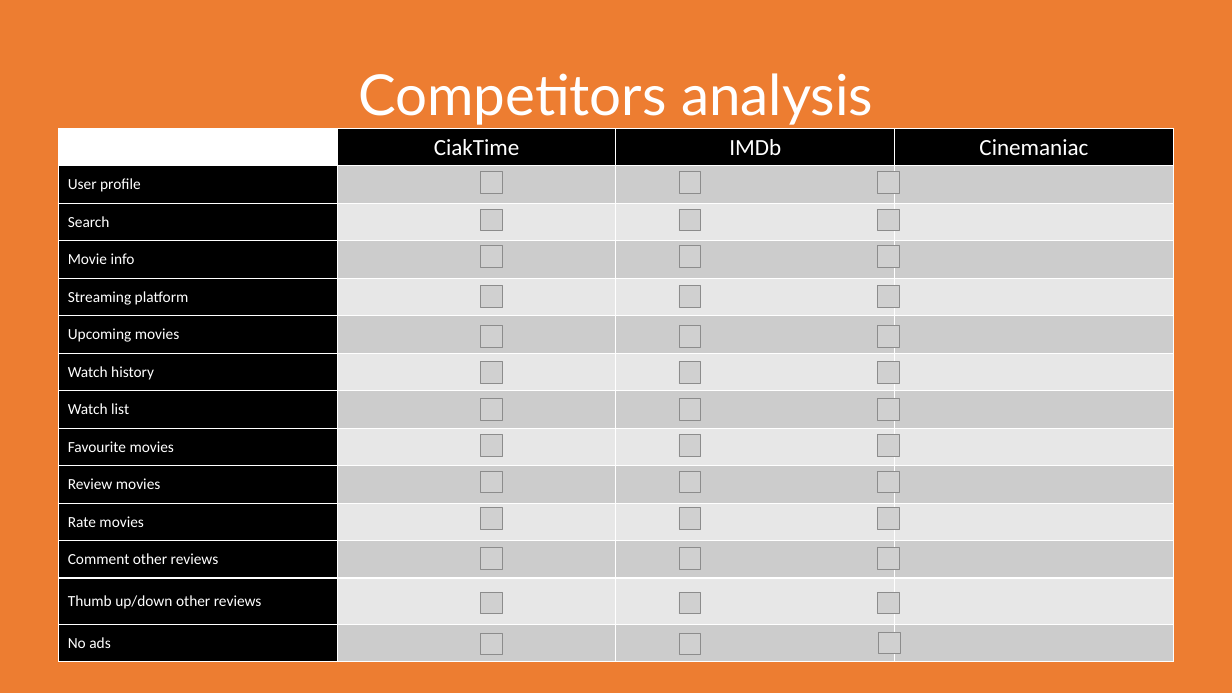
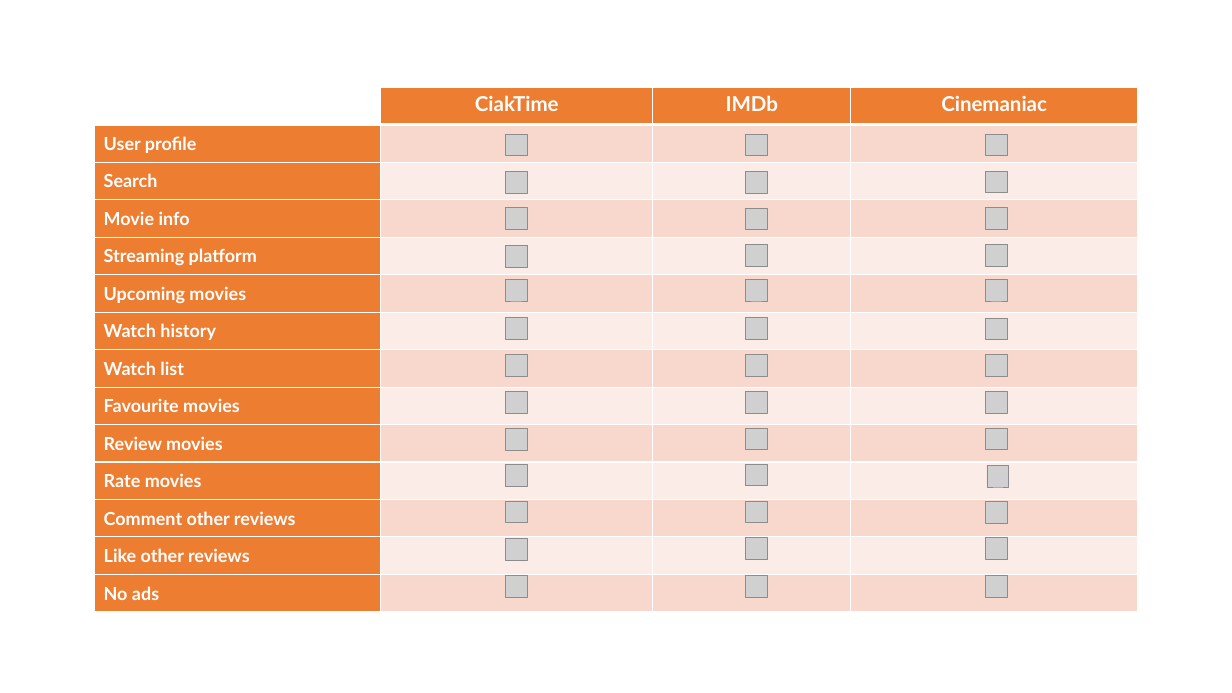
Before and after one commit to mauroficorella/Human-Computer-Interaction, a slide deck: slide 5 of Documentazione/Presentazione HCI.pptx. Drawn at 1232x693 pixels with LibreOffice and Linux fonts; fonts in the diff are those of the drawing; grey boxes stand for pictures. Boxes give left, top, right and bottom in pixels: in the first picture for what was removed or moved away, otherwise in the second. Text is boxed around its words. In the diff, an @@ line names an element or a change of style, - is before the commit and + after.

```diff
--- a/Documentazione/Presentazione HCI.pptx
+++ b/Documentazione/Presentazione HCI.pptx
@@ rectangle removed at <box>0,0,1232,693</box> @@
@@ table at <box>94,87,1138,606</box> @@
-row 13, column 1: Thumb up/down other reviews
+row 13, column 1: Like other reviews
@@ fill #FFFFFF to none in row 1, column 1 @@
@@ fill #000000 to #ED7D31 in 16 cells @@
@@ fill #CCCCCC to #F8D7CE in 21 cells @@
@@ fill #E7E7E7 to #FCECE8 in 18 cells @@
@@ size 18 to 16 pt in "CiakTime", "IMDb", "Cinemaniac" @@
@@ font Calibri to Lato, bold on @@
@@ size 12 to 14 pt in "User profile", "Search", "Movie info", "Streaming platform" and 8 more places @@
@@ table: place and size @@
-table at <box>58,128,1175,662</box>
+table at <box>94,87,1138,606</box>
@@ title removed at <box>358,73,873,125</box> @@
-Competitors analysis
@@ picture: place and size @@
-picture at <box>481,633,503,655</box>
+picture at <box>506,134,528,156</box>
@@ picture: place and size @@
-picture at <box>679,633,701,655</box>
+picture at <box>746,134,768,156</box>
@@ picture: place and size @@
-picture at <box>877,172,899,194</box>
+picture at <box>986,134,1008,156</box>
@@ rounded rectangle removed at <box>58,161,1174,642</box> @@
@@ 3 pictures: place and size @@
-3 pictures at <box>481,172,503,268</box>
+3 pictures at <box>506,171,528,268</box>
@@ picture: place and size @@
-picture at <box>877,507,899,530</box>
+picture at <box>986,171,1008,193</box>
@@ picture: place and size @@
-picture at <box>877,209,899,231</box>
+picture at <box>986,207,1008,229</box>
@@ 3 pictures: place and size @@
-3 pictures at <box>679,172,701,268</box>
+3 pictures at <box>746,171,768,267</box>
@@ picture: place and size @@
-picture at <box>877,286,899,308</box>
+picture at <box>986,244,1008,266</box>
@@ picture: place and size @@
-picture at <box>679,286,701,308</box>
+picture at <box>746,279,768,301</box>
@@ picture: place and size @@
-picture at <box>877,246,899,268</box>
+picture at <box>986,279,1008,301</box>
@@ 6 pictures: place and size @@
-6 pictures at <box>481,286,503,530</box>
+6 pictures at <box>506,279,528,523</box>
@@ picture: place and size @@
-picture at <box>679,435,701,457</box>
+picture at <box>746,318,768,340</box>
@@ picture: place and size @@
-picture at <box>877,325,899,348</box>
+picture at <box>986,318,1008,340</box>
@@ picture: place and size @@
-picture at <box>481,362,503,384</box>
+picture at <box>506,354,528,376</box>
@@ picture: place and size @@
-picture at <box>877,362,899,384</box>
+picture at <box>986,354,1008,376</box>
@@ picture: place and size @@
-picture at <box>877,398,899,421</box>
+picture at <box>986,392,1008,414</box>
@@ picture: place and size @@
-picture at <box>879,632,901,654</box>
+picture at <box>986,428,1008,450</box>
@@ picture: place and size @@
-picture at <box>679,471,701,494</box>
+picture at <box>746,464,768,486</box>
@@ picture: place and size @@
-picture at <box>877,435,899,457</box>
+picture at <box>987,466,1009,488</box>
@@ picture: place and size @@
-picture at <box>679,548,701,570</box>
+picture at <box>746,501,768,523</box>
@@ picture: place and size @@
-picture at <box>877,471,899,494</box>
+picture at <box>986,502,1008,524</box>
@@ picture: place and size @@
-picture at <box>481,548,503,570</box>
+picture at <box>506,539,528,561</box>
@@ 4 pictures: place and size @@
-4 pictures at <box>679,325,701,530</box>
+4 pictures at <box>746,354,768,560</box>
@@ picture: place and size @@
-picture at <box>877,548,899,570</box>
+picture at <box>986,538,1008,560</box>
@@ picture: place and size @@
-picture at <box>481,592,503,615</box>
+picture at <box>506,576,528,598</box>
@@ picture: place and size @@
-picture at <box>679,592,701,615</box>
+picture at <box>746,576,768,598</box>
@@ picture: place and size @@
-picture at <box>877,592,899,615</box>
+picture at <box>986,576,1008,598</box>
```
Also in this commit, not shown: 2 other slides changed, 16 slides added, 3 other files.
